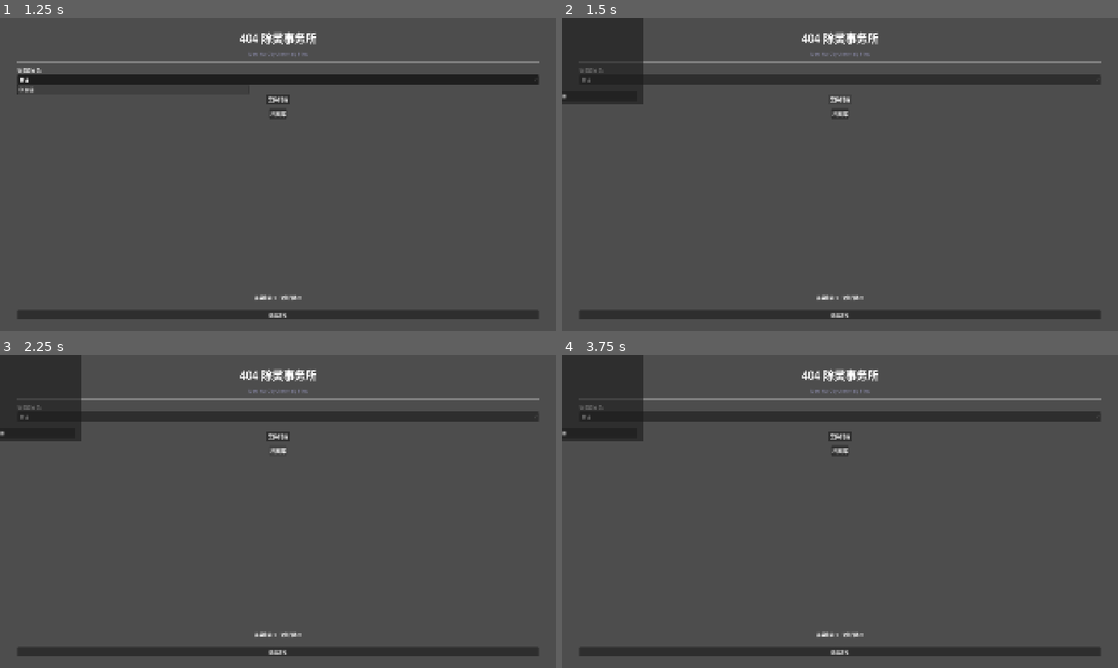
Above: before the commit, frames 1-4 (two rows, left to right).
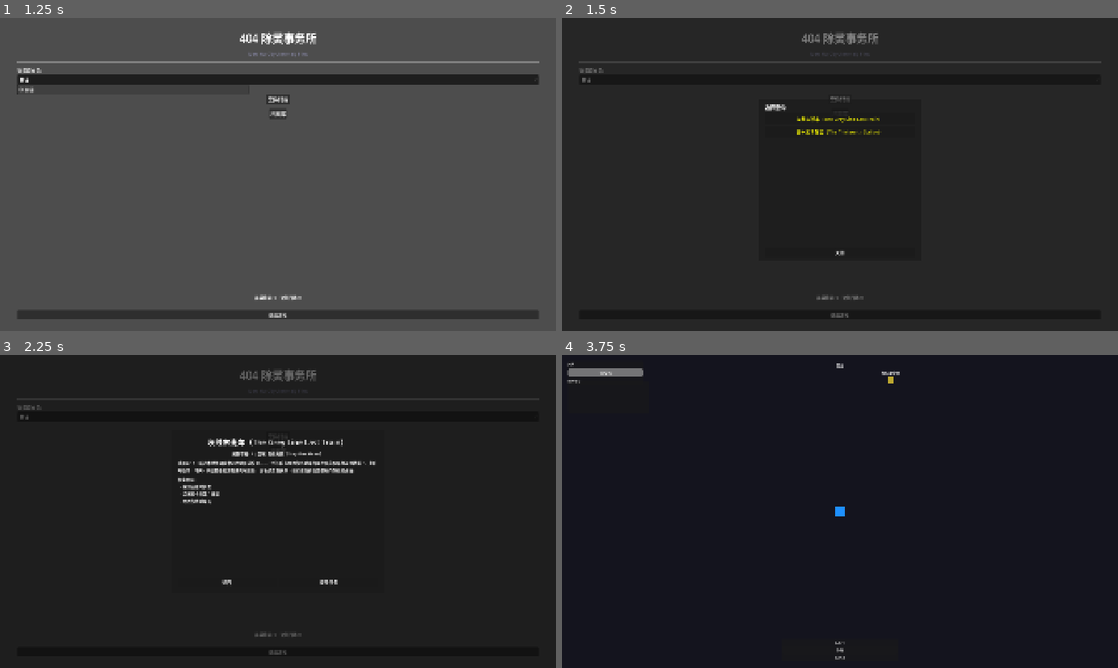
Above: after the commit, the same moments.

Repository: thefoolsparkle-oss/404_exorcism_agency
Game: Godot game, scene res://scenes/office/office_main.tscn
The game is run twice, just before and just after one commit, with the same random seed, the same clock (stepped at 60 frames per second) and the same inputs.
Inputs (mouse positions are in pixels of both pictures, inside the frame that each line leads up to):
- Up to frame 1 (1.25 s): click "林锦" at 0.5 s
- Up to frame 2 (1.5 s): click "案件终端" at 1.25 s
- Up to frame 3 (2.25 s): click "档案库" at 2 s
- Up to frame 4 (3.75 s): click (789, 583) at 2.75 s, where only the run after the commit has a clickable "返回"; click (890, 583) at 3.5 s, where only the run after the commit has a clickable "接受任务"

Frame 1 is identical in both runs. In frame 2, 91% of the frame differs, in the area x 0-100%, y 0-100%; in frame 3, 96%; in frame 4, 97%.

Commit message:
Fix: CaseListUI Node2D → Control to fix UI anchoring, added dim background

Diff:
--- a/game/scenes/office/office_main.tscn
+++ b/game/scenes/office/office_main.tscn
@@ -88,8 +88,17 @@
 layout_mode = 2
 text = "退出游戏"
 
-[node name="CaseListUI" type="Node2D" parent="CanvasLayer"]
+[node name="CaseListUI" type="Control" parent="CanvasLayer"]
+anchors_preset = 15
+anchor_right = 1.0
+anchor_bottom = 1.0
 script = ExtResource("2_case_list")
+
+[node name="DimBackground" type="ColorRect" parent="CanvasLayer/CaseListUI"]
+color = Color(0, 0, 0, 0.5)
+anchors_preset = 15
+anchor_right = 1.0
+anchor_bottom = 1.0
 
 [node name="Panel" type="Panel" parent="CanvasLayer/CaseListUI"]
 anchors_preset = 8
--- a/game/scripts/office/office_main.gd
+++ b/game/scripts/office/office_main.gd
@@ -7,7 +7,7 @@
 @onready var char_select: OptionButton = $CanvasLayer/Margin/MainVBox/CharacterSection/char_select
 @onready var resources_label: Label = $CanvasLayer/Margin/MainVBox/ResourcesLabel
 @onready var briefing: CanvasLayer = $CanvasLayer/CaseBriefing
-@onready var case_list_ui: Node2D = $CanvasLayer/CaseListUI
+@onready var case_list_ui: Control = $CanvasLayer/CaseListUI
 
 func _ready() -> void:
 	characters_data = DataLoader.load_json("res://data/characters/characters.json")
--- a/game/scripts/ui/office_case_list.gd
+++ b/game/scripts/ui/office_case_list.gd
@@ -1,4 +1,4 @@
-extends Node2D
+extends Control
 
 var card_scene: PackedScene = preload("res://scenes/ui/case_select_card.tscn")
 
Not shown: 1 places in game/scenes/office/office_main.tscn that only renumber resources
